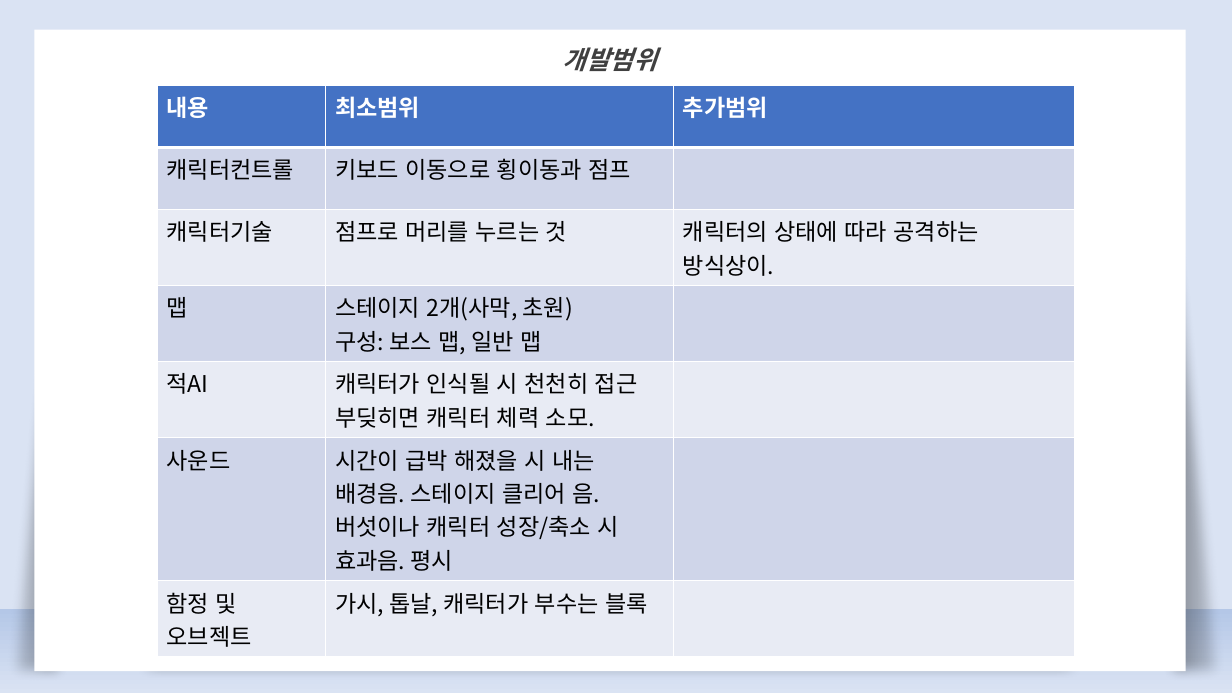
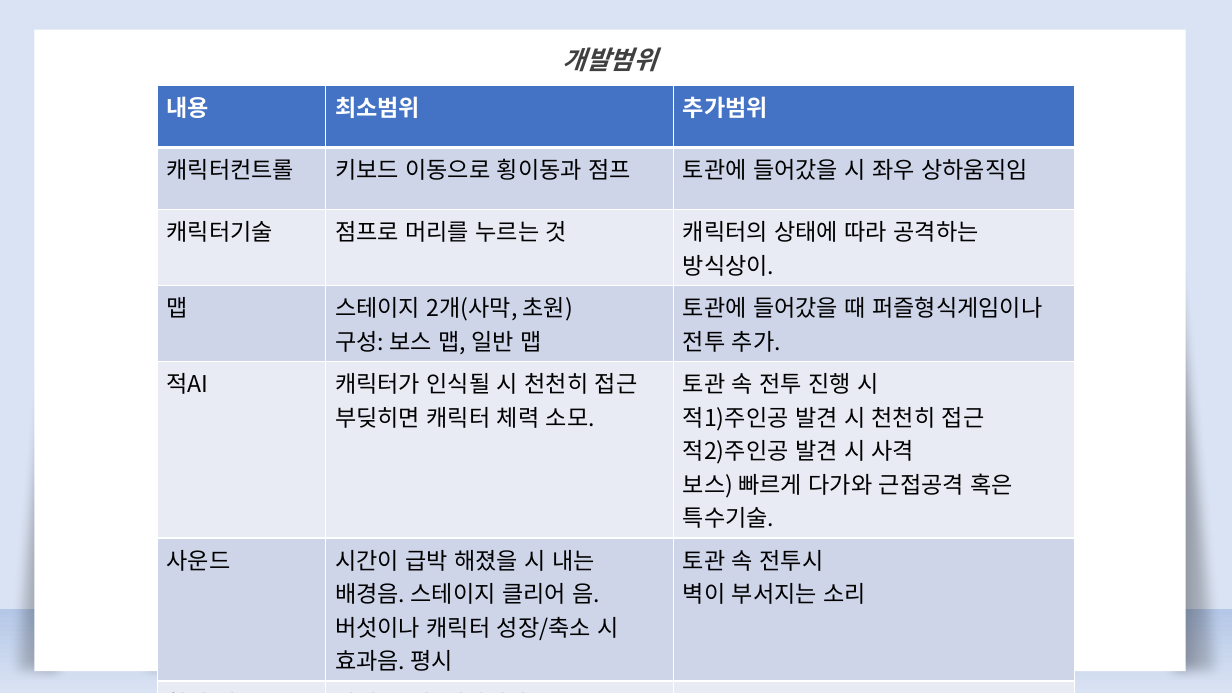
Before and after one commit to kimkyuhi/make-game, a slide deck: slide 5 of 발표/2DGP 게임 계획발표01.pptx (slide 4 before the commit). Drawn at 1232x693 pixels with LibreOffice and Linux fonts; fonts in the diff are those of the drawing. Boxes give left, top, right and bottom in pixels: in the first picture for what was removed or moved away, otherwise in the second. Text is boxed around its words. In the diff, an @@ line names an element or a change of style, - is before the commit and + after.

```diff
--- a/발표/2DGP 게임 계획발표01.pptx
+++ b/발표/2DGP 게임 계획발표01.pptx
@@ table at (157,86,1074,675) @@
-row 2, column 3: 
+row 2, column 3: 토관에 들어갔을 시 좌우 상하움직임
-row 4, column 3: 
+row 4, column 3: 토관에 들어갔을 때 퍼즐형식게임이나 전투 추가.
-row 5, column 3: 
+row 5, column 3: 토관 속 전투 진행 시 / 적1)주인공 발견 시 천천히 접근 / 적2)주인공 발견 시 사격 / 보스) 빠르게 다가와 근접공격 혹은 특수기술.
-row 6, column 3: 
+row 6, column 3: 토관 속 전투시 / 벽이 부서지는 소리
```
Also in this commit, not shown: 4 other slides changed, 1 slide added, 1 slide removed, 3 other files.
